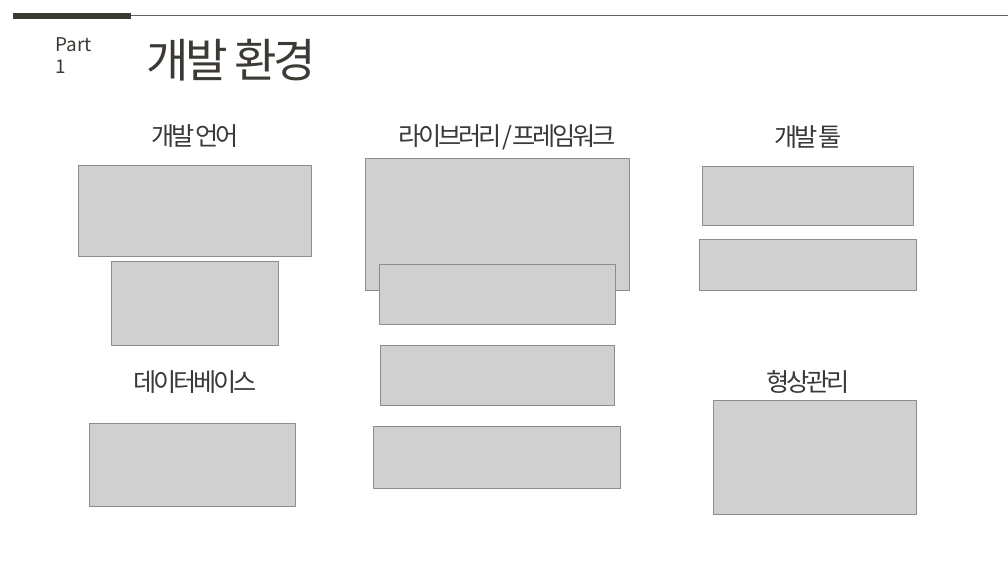
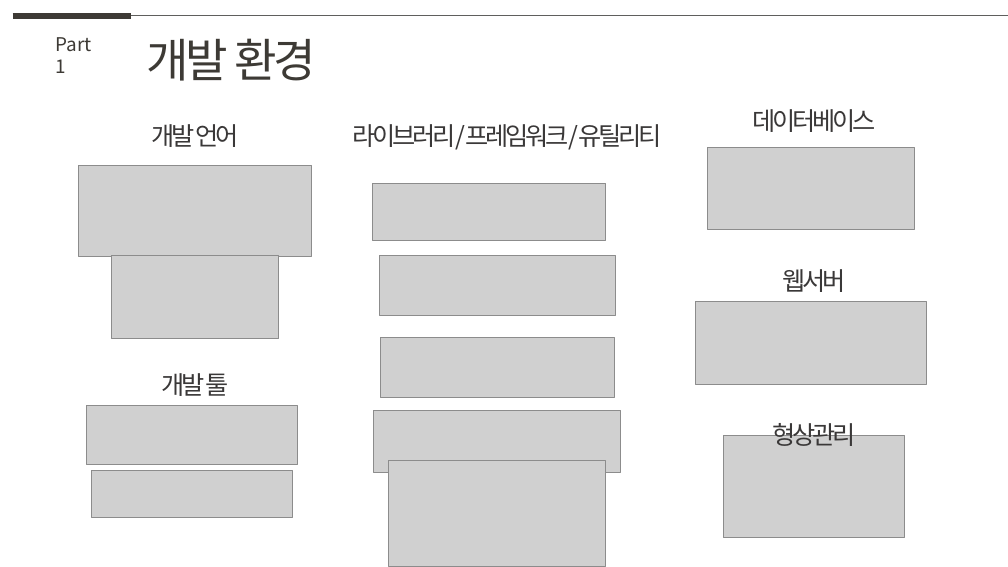
Before and after one commit to ostrichick/MaruProject, a slide deck: slide 5 of 20220929_teamA.pptx (slide 6 before the commit). Drawn at 1008x567 pixels with LibreOffice and Linux fonts; fonts in the diff are those of the drawing; grey boxes stand for pictures. Boxes give left, top, right and bottom in pixels: in the first picture for what was removed or moved away, otherwise in the second. Text is boxed around its words. In the diff, an @@ line names an element or a change of style, - is before the commit and + after.

```diff
--- a/20220929_teamA.pptx
+++ b/20220929_teamA.pptx
@@ text "데이터베이스": place and size @@
-text "데이터베이스" at [134, 370, 257, 393]
+text "데이터베이스" at [752, 109, 875, 132]
@@ text at [352, 124, 662, 150]: text changed @@
-라이브러리/프레임워크
+라이브러리/프레임워크/유틸리티
@@ picture: place and size @@
-picture at [89, 423, 296, 506]
+picture at [708, 147, 914, 230]
@@ picture removed at [365, 158, 630, 290] @@
@@ picture added at [372, 183, 606, 240] @@
@@ picture: place and size @@
-picture at [112, 262, 279, 346]
+picture at [112, 256, 279, 340]
@@ picture: place and size @@
-picture at [380, 265, 616, 324]
+picture at [380, 256, 616, 315]
@@ text added at [782, 269, 845, 292], 24 pt, text #3A3838 @@
+웹서버
@@ picture added at [696, 302, 927, 384] @@
@@ picture: place and size @@
-picture at [380, 346, 614, 405]
+picture at [380, 337, 614, 397]
@@ text "개발 툴": place and size @@
-text "개발 툴" at [774, 125, 841, 148]
+text "개발 툴" at [162, 373, 229, 396]
@@ picture: place and size @@
-picture at [702, 166, 913, 225]
+picture at [87, 406, 298, 465]
@@ picture: place and size @@
-picture at [374, 426, 621, 488]
+picture at [374, 410, 621, 472]
@@ text "형상관리" rewrapped from [766, 370, 849, 393] to [772, 418, 855, 446] @@
@@ picture: place and size @@
-picture at [714, 401, 917, 515]
+picture at [723, 436, 904, 538]
@@ picture: place and size @@
-picture at [699, 240, 917, 290]
+picture at [91, 470, 292, 517]
@@ picture added at [389, 460, 606, 566] @@
```
Also in this commit, not shown: 18 other slides changed, 17 slides added, 5 slides removed, 5 other files.
